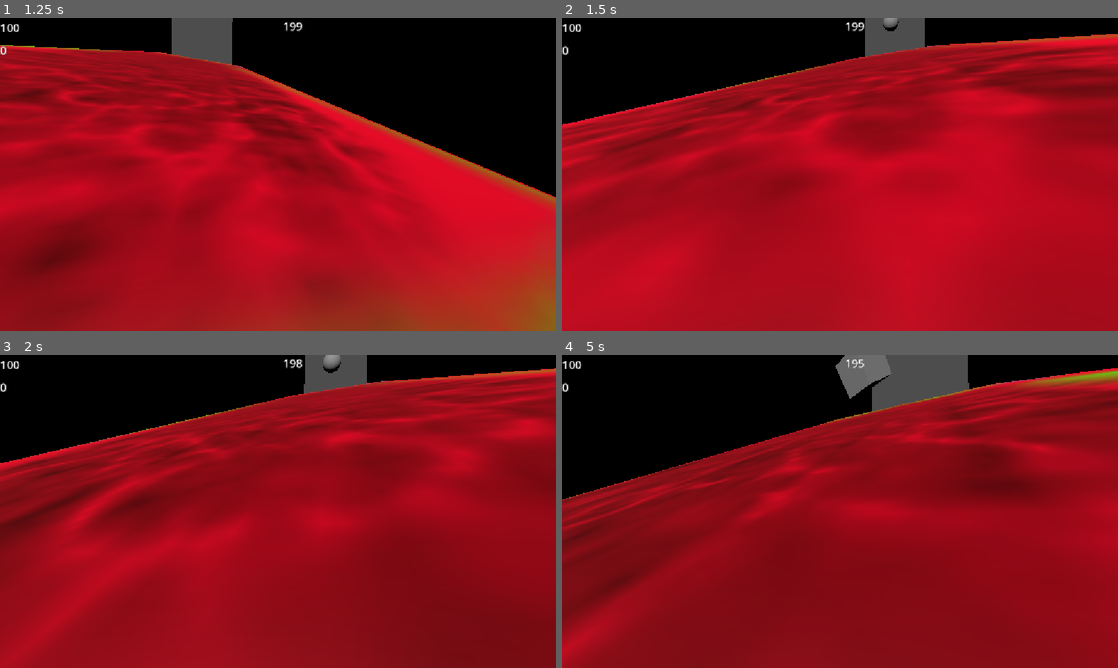
Above: before the commit, frames 1-4 (two rows, left to right).
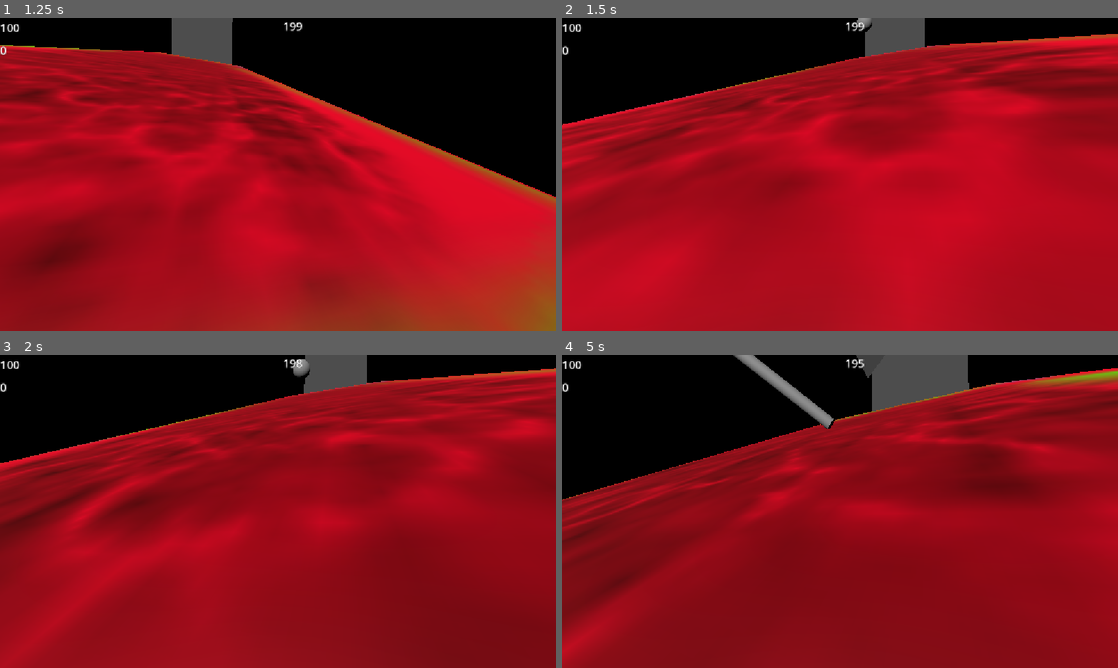
Above: after the commit, the same moments.

Repository: joeclarke9951/running-up-that-hill
Game: Godot game, scene res://Scenes/gameplay_scene.tscn
Same seed, same stepped clock (60 frames per second), same inputs: the game is played once before the commit and once after it.
Inputs (mouse positions are in pixels of both pictures, inside the frame that each line leads up to):
- Up to frame 1 (1.25 s): tap Enter at 0.5 s; move the mouse to (305, 174) at 0.52 s; hold W (forward) from 0.53 s (still down); tap Shift (sprint) at 0.6 s; tap Space (jump) at 0.77 s
- Up to frame 2 (1.5 s): keep holding W (forward); move the mouse to (812, 174) at 1.27 s; tap Shift (sprint) at 1.35 s
- Up to frame 3 (2 s): keep holding W (forward); tap Space (jump) at 1.52 s
- Up to frame 4 (5 s): keep holding W (forward); move the mouse to (851, 505) at 2.02 s; tap Shift (sprint) every 0.75 s from 2.1 to 4.35 s; move the mouse to (834, 517) at 2.77 s; tap Space (jump) at 3.02, 3.77, 4.52 s; move the mouse to (878, 514) at 3.52 s; tap ` (debug) at 4.15 s; move the mouse to (795, 508) at 4.27 s

Frame 1 is identical in both runs. In frame 2, 0.1% of the frame differs, in the area x 53-61%, y 0-5%; in frame 3, 0.2%; in frame 4, 1.7%, in the area x 30-60%, y 0-24%.

Commit message:
added spawn position variaton + removed test code

Diff:
--- a/Scenes/trash_spawn.gd
+++ b/Scenes/trash_spawn.gd
@@ -14,14 +14,12 @@
 	trash[2] = preload("res://PackedScenes/basic-trash-cube.tscn")
 	trash[3] = preload("res://PackedScenes/basic-trash-pole.tscn")
 
-func _process(_delta: float) -> void:
-	if Input.is_action_just_pressed("debug"):
-		for device in Input.get_connected_joypads():
-			print(Input.get_joy_name(device))
 
 func spawn_trash(num:int):
 	var t:RigidBody3D = trash[num].instantiate()
-	t.position = Vector3(0, 10, -5)
+	var spawn_x = randf_range(-10, 10)
+	var spawn_z = randf_range(-10, 0)
+	t.position = Vector3(spawn_x, 10, spawn_z)
 	t.rotation = Vector3(randf(),randf(),randf())
 	add_child(t)
 	t.apply_impulse(Vector3(0,launch_speed,0))
